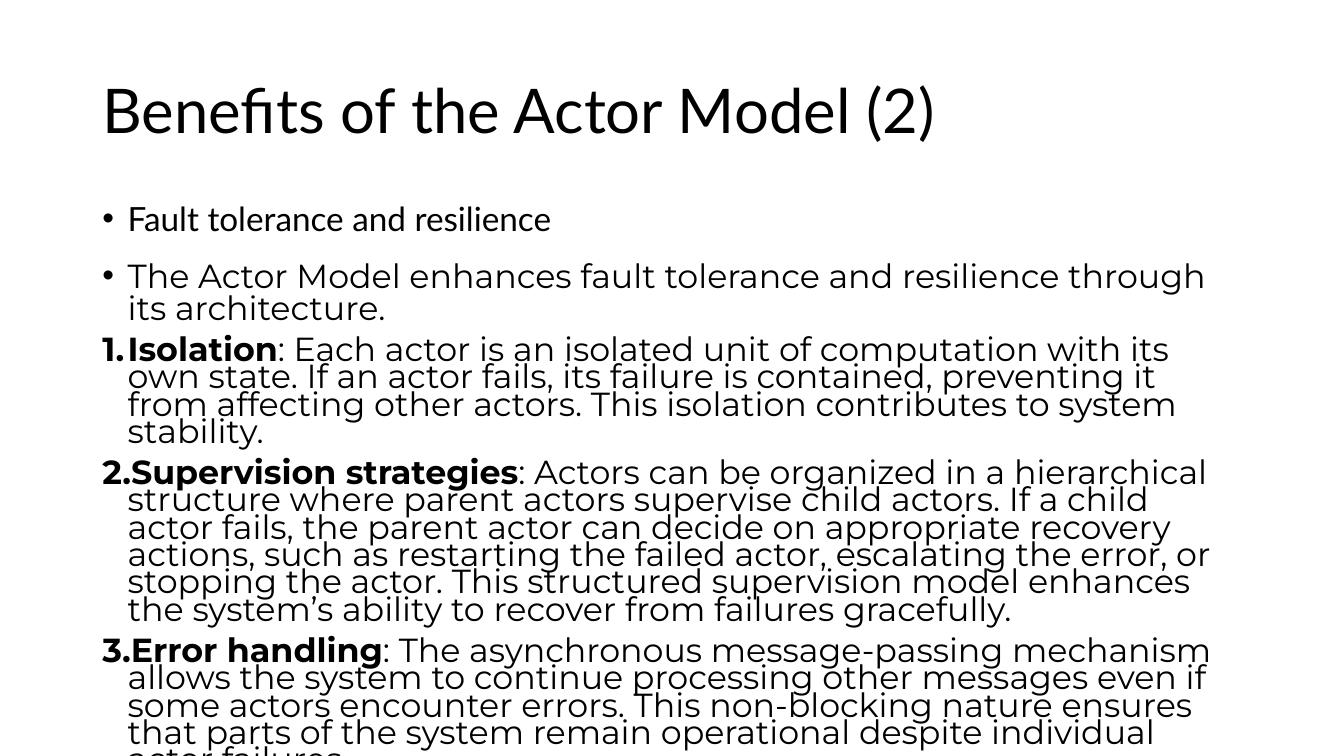
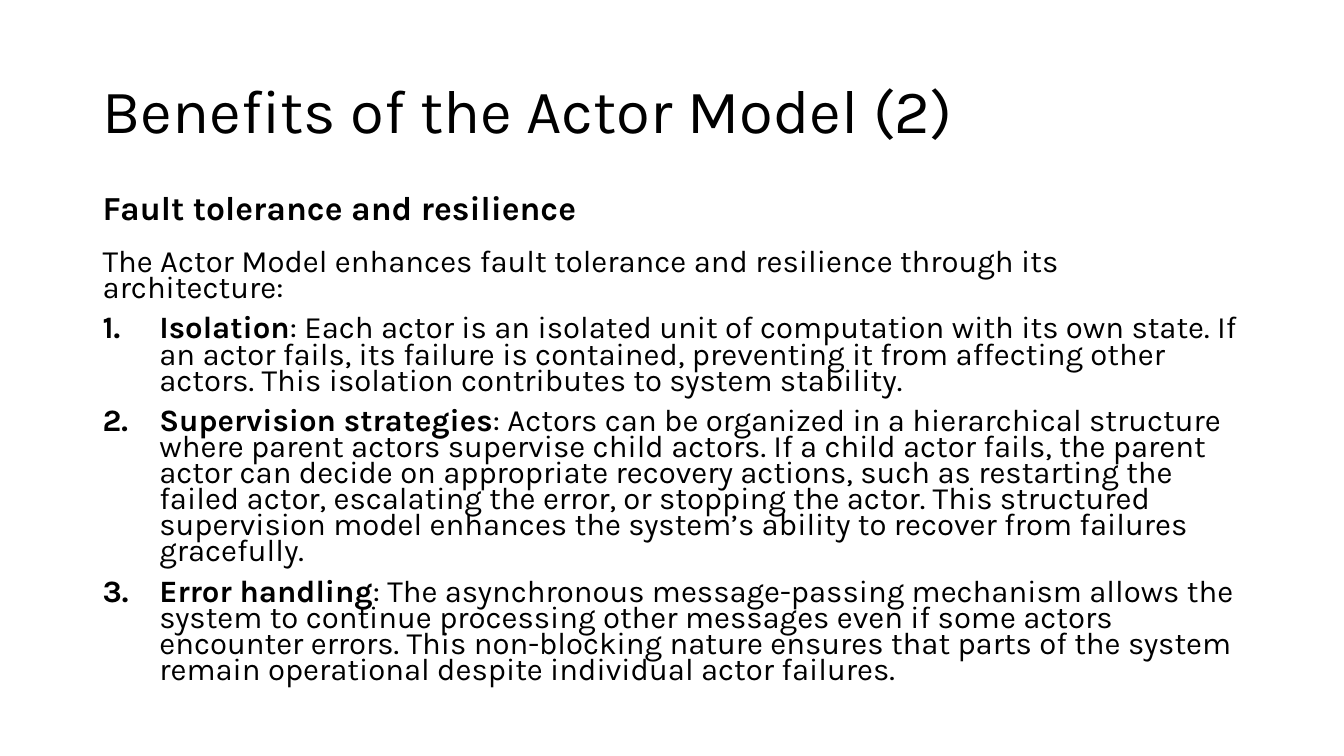
Before and after one commit to aregm/system-design-course, a slide deck: slide 14 of docs/Lecture 9.pptx. Drawn at 1344x756 pixels with LibreOffice and Linux fonts; fonts in the diff are those of the drawing. Boxes give left, top, right and bottom in pixels: in the first picture for what was removed or moved away, otherwise in the second. Text is boxed around its words. In the diff, an @@ line names an element or a change of style, - is before the commit and + after.

```diff
--- a/docs/Lecture 9.pptx
+++ b/docs/Lecture 9.pptx
@@ title "Benefits of the Actor Model ..." at (103, 88, 952, 140): font Lato to Karla @@
@@ text added at (103, 196, 576, 221), 24 pt, text #000000, bold @@
+Fault tolerance and resilience
@@ text "The Actor Model enhances fault ...": place and size @@
-text "The Actor Model enhances fault ..." at (102, 206, 1211, 752)
+text "The Actor Model enhances fault ..." at (103, 250, 1236, 687)
@@ text at (103, 250, 1058, 299): text changed; size 23.8 to 22.2 pt; font Montserrat to Karla @@
-• Fault tolerance and resilience
-• The Actor Model enhances fault tolerance and resilience through its architecture.
+The Actor Model enhances fault tolerance and resilience through its architecture:
@@ text at (159, 316, 1236, 687): size 23.8 to 22.2 pt, font Montserrat to Karla; indent changed; line spacing 19.5pt to 0.7 @@
```
Also in this commit, not shown: 19 other slides changed, 1 slide added.
